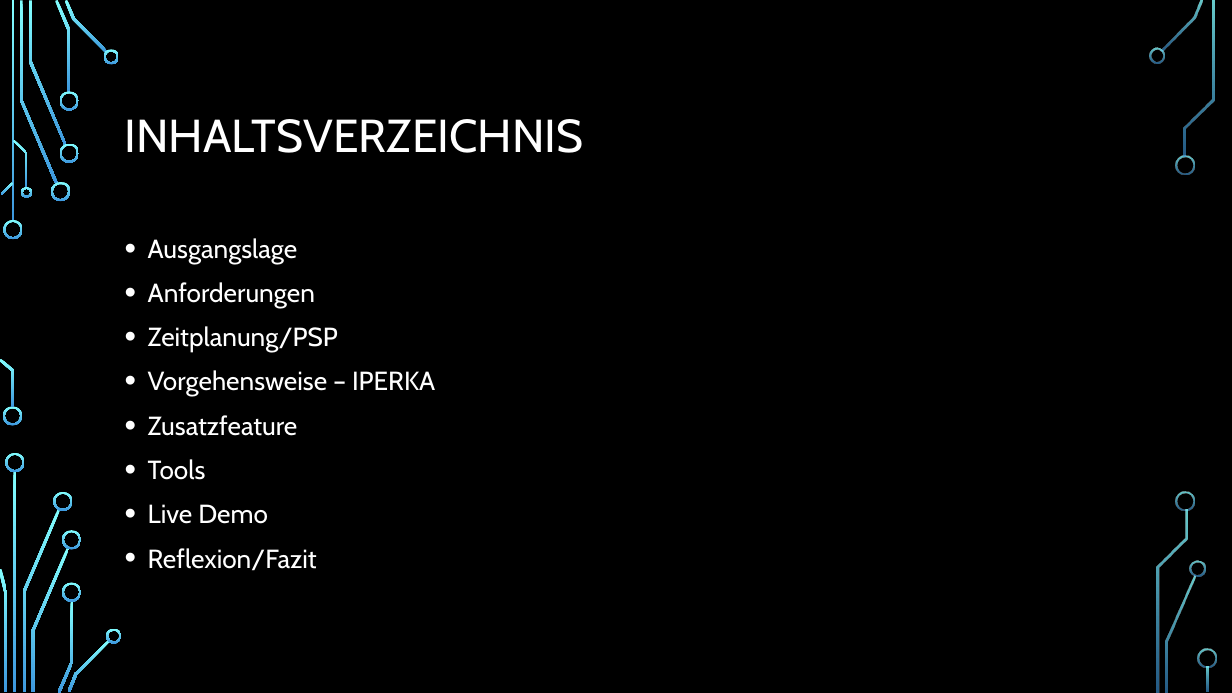
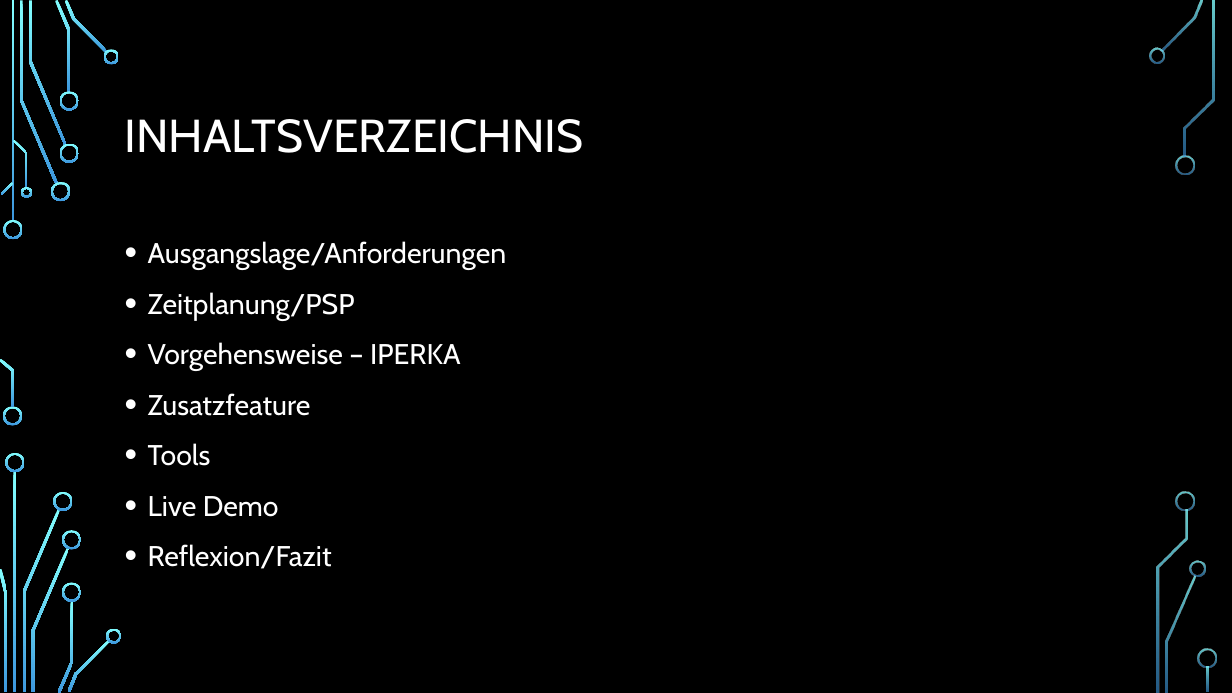
Before and after one commit to alexanderternst/JetstreamSkiserviceAPI, a slide deck: slide 2 of Projektdoku/ProjektarbeitJetstreamSkiserviceAPI.pptx. Drawn at 1232x693 pixels with LibreOffice and Linux fonts; fonts in the diff are those of the drawing; background and template pictures are left out. Boxes give left, top, right and bottom in pixels: in the first picture for what was removed or moved away, otherwise in the second. Text is boxed around its words. In the diff, an @@ line names an element or a change of style, - is before the commit and + after.

```diff
--- a/Projektdoku/ProjektarbeitJetstreamSkiserviceAPI.pptx
+++ b/Projektdoku/ProjektarbeitJetstreamSkiserviceAPI.pptx
@@ text at [148, 241, 507, 270]: text changed; size 20.4 to 22.2 pt @@
-• Ausgangslage
-• Anforderungen
+• Ausgangslage/Anforderungen
@@ text at [148, 292, 460, 569]: size 20.4 to 22.2 pt in "Zeitplanung/PSP", "Vorgehensweise – IPERKA", "Zusatzfeature", "Tools" and 2 more places; line spacing 1 to 1.1 @@
```
Also in this commit, not shown: 5 other slides changed, 3 other files.
